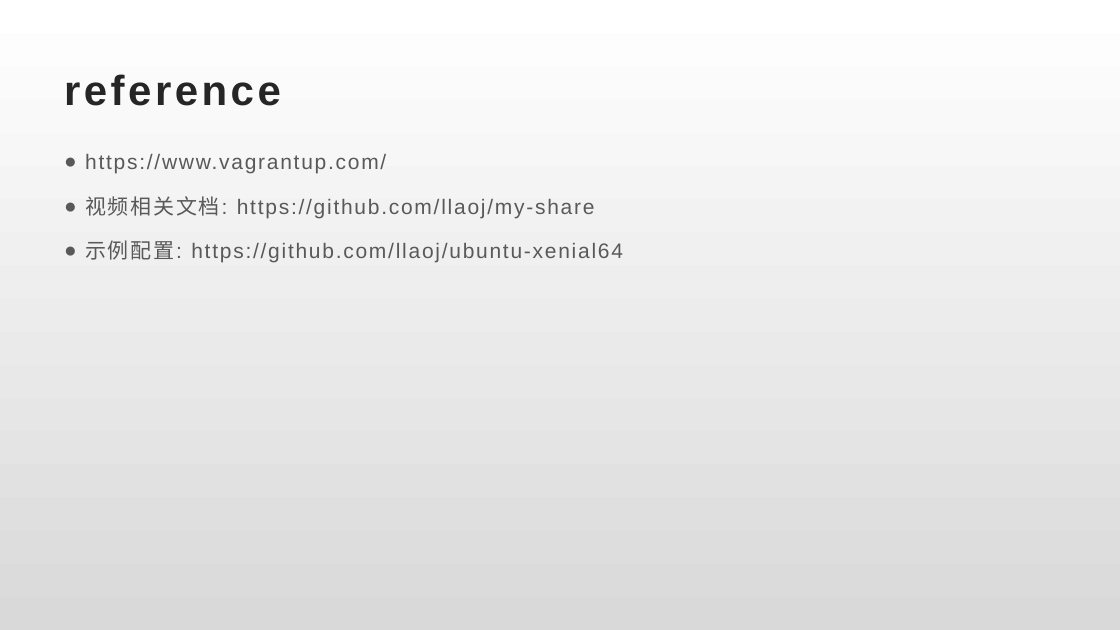
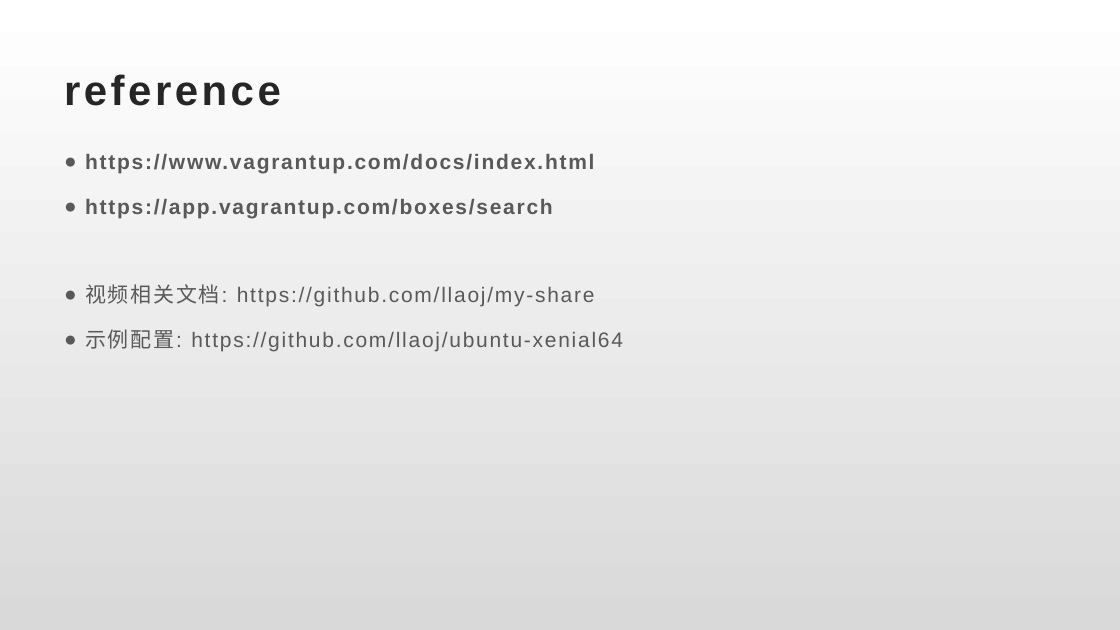
Before and after one commit to llaoj/my-share, a slide deck: slide 10 of vagrant-for-dev/index.pptx. Drawn at 1120x630 pixels with LibreOffice and Linux fonts; fonts in the diff are those of the drawing. Boxes give left, top, right and bottom in pixels: in the first picture for what was removed or moved away, otherwise in the second. Text is boxed around its words. In the diff, an @@ line names an element or a change of style, - is before the commit and + after.

Commit message:
ppt

```diff
--- a/vagrant-for-dev/index.pptx
+++ b/vagrant-for-dev/index.pptx
@@ text at box(85, 154, 594, 218): text changed; bold on @@
-● https://www.vagrantup.com/
+● https://www.vagrantup.com/docs/index.html
+● https://app.vagrantup.com/boxes/search
```
Also in this commit, not shown: 4 other slides changed.
